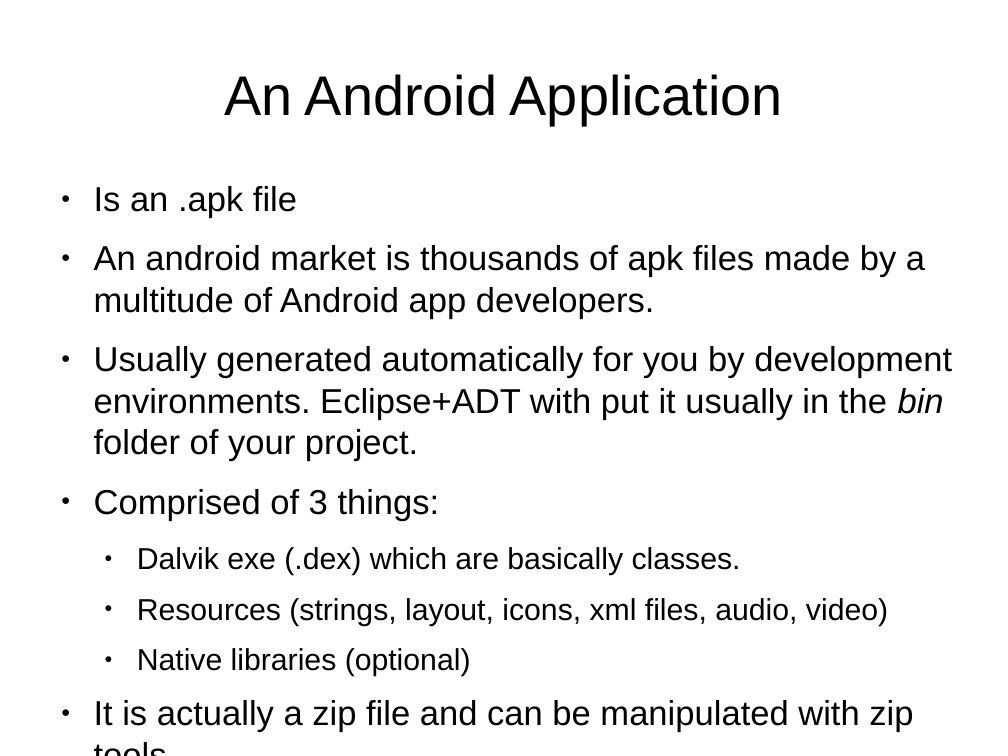
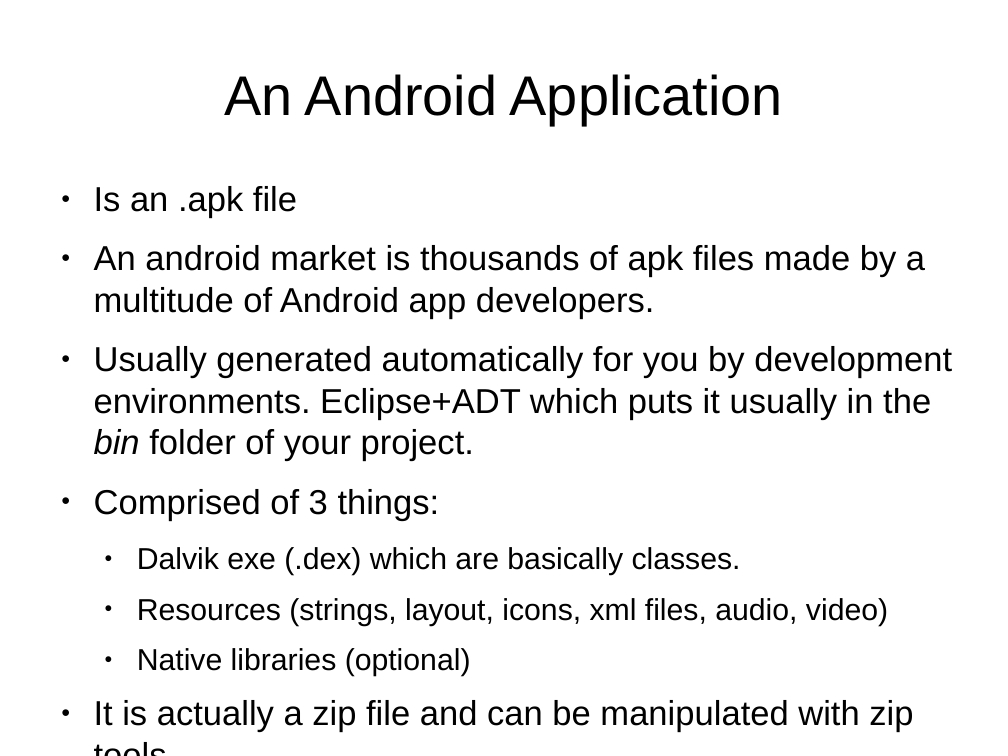
Before and after one commit to veltzer/demos, a slide deck: slide 58 of android/doc/android.odp. Drawn at 1008x756 pixels with LibreOffice and Linux fonts; fonts in the diff are those of the drawing. Boxes give left, top, right and bottom in pixels: in the first picture for what was removed or moved away, otherwise in the second. Text is boxed around its words. In the diff, an @@ line names an element or a change of style, - is before the commit and + after.

Commit message:
more android code

```diff
--- a/android/doc/android.odp
+++ b/android/doc/android.odp
@@ text at (x1=94, y1=346, x2=952, y2=462): text changed @@
-● Usually generated automatically for you by development environments. Eclipse+ADT with put it usually in the bin folder of your project.
+● Usually generated automatically for you by development environments. Eclipse+ADT which puts it usually in the bin folder of your project.
```
Also in this commit, not shown: 3 other slides changed, 13 other files.
